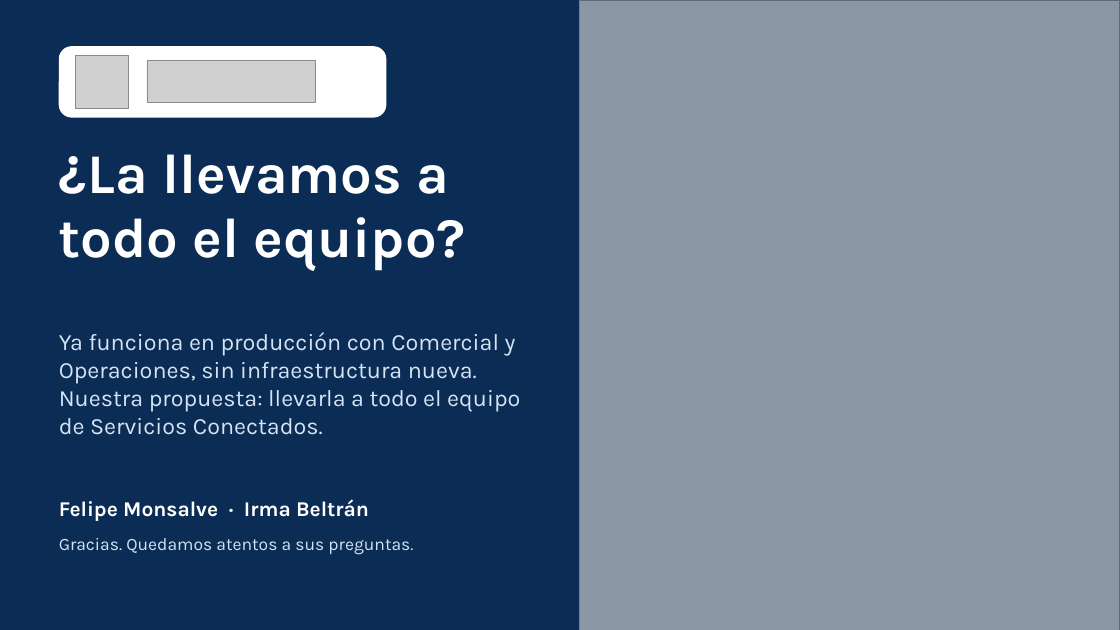
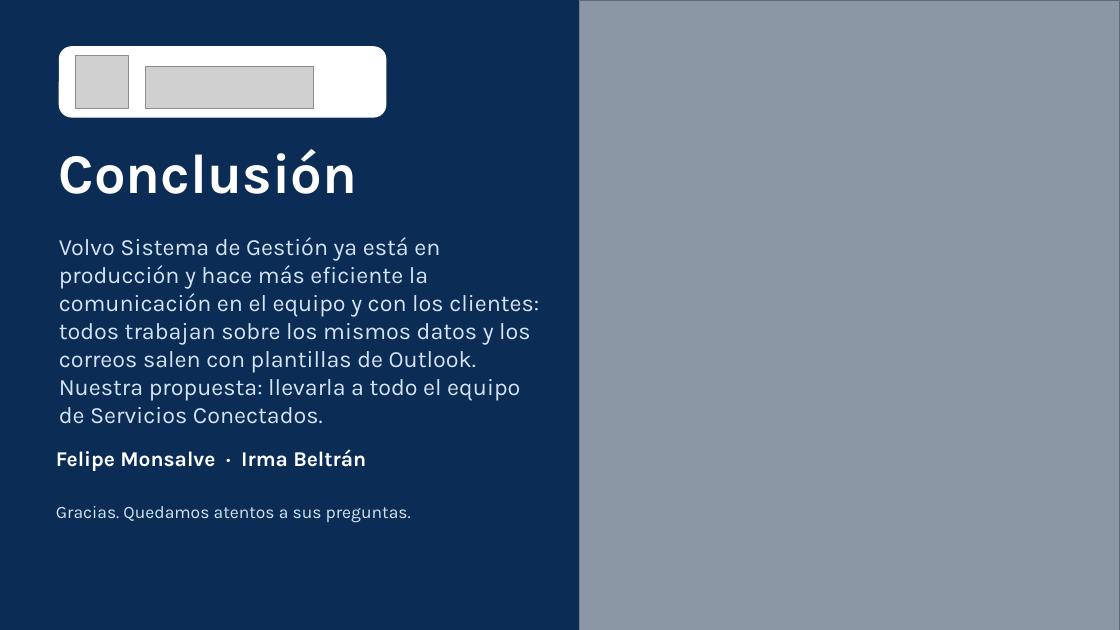
Before and after one commit to felipeMon20/PTY4614-302-EQUIPO-2, a slide deck: slide 9 of Fase 3/Evidencias Grupales/Presentacion Final - Volvo Sistema de Gestion.pptx. Drawn at 1120x630 pixels with LibreOffice and Linux fonts; fonts in the diff are those of the drawing; grey boxes stand for pictures. Boxes give left, top, right and bottom in pixels: in the first picture for what was removed or moved away, otherwise in the second. Text is boxed around its words. In the diff, an @@ line names an element or a change of style, - is before the commit and + after.

```diff
--- a/Fase 3/Evidencias Grupales/Presentacion Final - Volvo Sistema de Gestion.pptx
+++ b/Fase 3/Evidencias Grupales/Presentacion Final - Volvo Sistema de Gestion.pptx
@@ picture: place and size @@
-picture at box(147, 60, 315, 103)
+picture at box(145, 66, 313, 108)
@@ text at box(59, 149, 357, 194): text changed @@
-¿La llevamos a
-todo el equipo?
+Conclusión
@@ text at box(59, 237, 539, 424): text changed @@
-Ya funciona en producción con Comercial y Operaciones, sin infraestructura nueva. Nuestra propuesta: llevarla a todo el equipo de Servicios Conectados.
+Volvo Sistema de Gestión ya está en producción y hace más eficiente la comunicación en el equipo y con los clientes: todos trabajan sobre los mismos datos y los correos salen con plantillas de Outlook. Nuestra propuesta: llevarla a todo el equipo de Servicios Conectados.
@@ text "Felipe Monsalve · Irma Beltrán": place and size @@
-text "Felipe Monsalve · Irma Beltrán" at box(59, 499, 369, 521)
+text "Felipe Monsalve · Irma Beltrán" at box(56, 449, 366, 471)
@@ text "Gracias. Quedamos atentos a sus ...": place and size @@
-text "Gracias. Quedamos atentos a sus ..." at box(59, 538, 413, 555)
+text "Gracias. Quedamos atentos a sus ..." at box(56, 506, 411, 523)
```
Also in this commit, not shown: 1 other slide changed.
